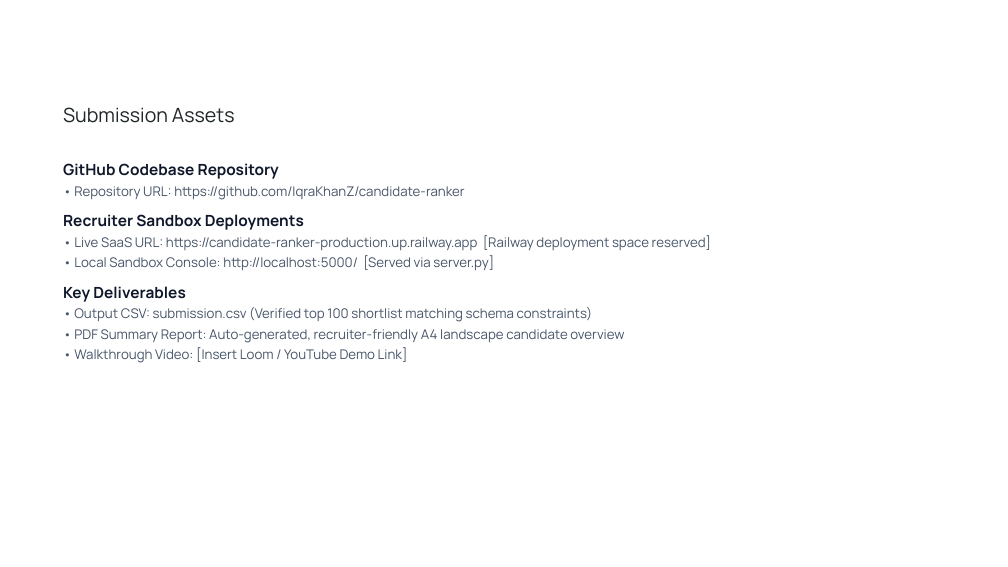
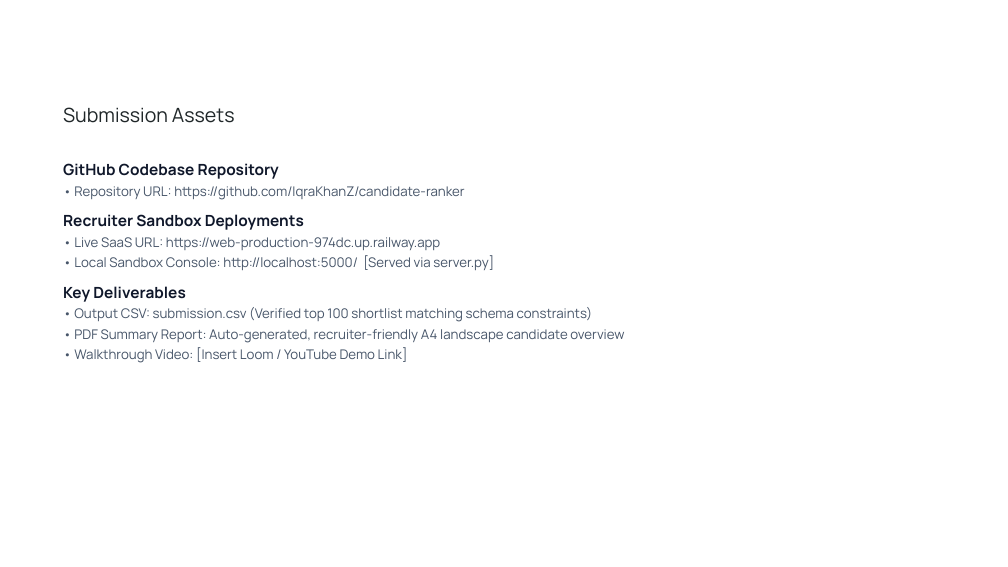
Before and after one commit to IqraKhanZ/candidate-ranker, a slide deck: slide 10 of Redrob_Candidate_Ranker_Submission.pptx. Drawn at 1008x567 pixels with LibreOffice and Linux fonts; fonts in the diff are those of the drawing; background and template pictures are left out. Boxes give left, top, right and bottom in pixels: in the first picture for what was removed or moved away, otherwise in the second. Text is boxed around its words. In the diff, an @@ line names an element or a change of style, - is before the commit and + after.

Commit message:
Update README and Slide Deck with team details and live Railway URL

```diff
--- a/Redrob_Candidate_Ranker_Submission.pptx
+++ b/Redrob_Candidate_Ranker_Submission.pptx
@@ text at [74, 237, 440, 250]: text changed @@
-• Live SaaS URL: https://candidate-ranker-production.up.railway.app [Railway deployment space reserved]
+• Live SaaS URL: https://web-production-974dc.up.railway.app
```
Also in this commit, not shown: 1 other slide changed, 1 other file.
